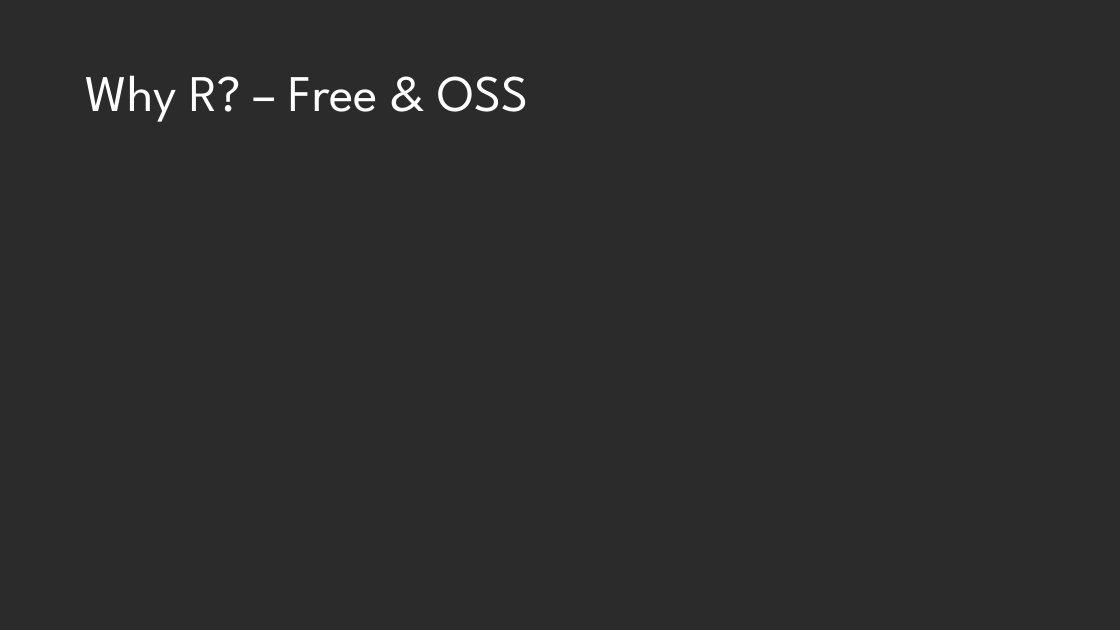
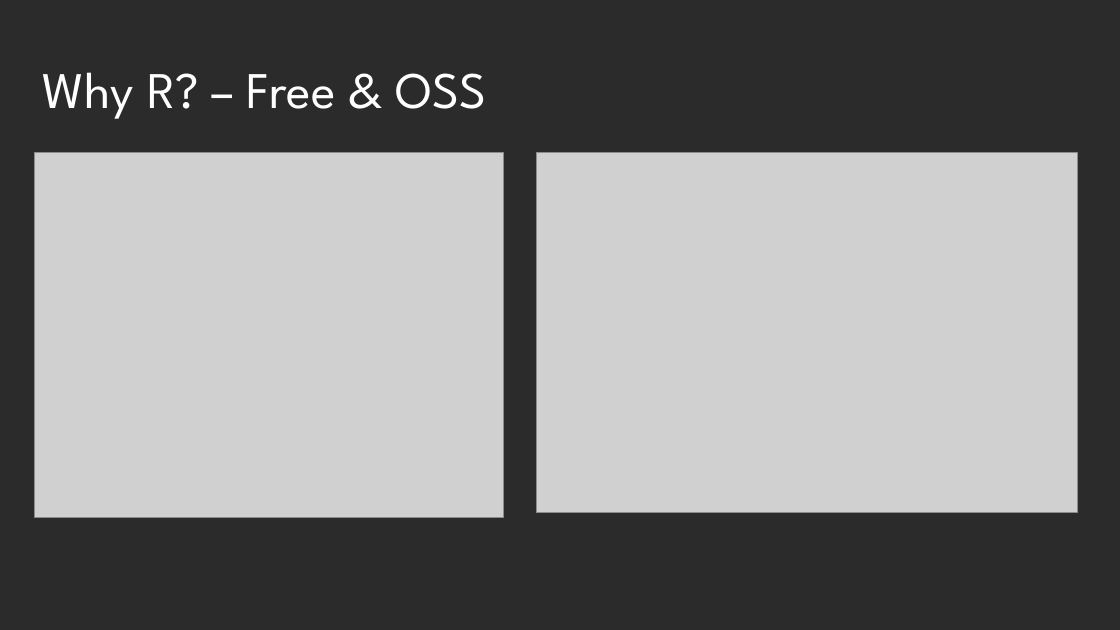
Before and after one commit to DustinEwers/r-talk-demos, a slide deck: slide 14 of slides/r_slides.pptx (slide 13 before the commit). Drawn at 1120x630 pixels with LibreOffice and Linux fonts; fonts in the diff are those of the drawing; grey boxes stand for pictures; background and template pictures are left out; a plain dark background stands for a picture behind light text. Boxes give left, top, right and bottom in pixels: in the first picture for what was removed or moved away, otherwise in the second. Text is boxed around its words. In the diff, an @@ line names an element or a change of style, - is before the commit and + after.

```diff
--- a/slides/r_slides.pptx
+++ b/slides/r_slides.pptx
@@ title "Why R? – Free & ..." moved from (x1=85, y1=75, x2=529, y2=122) to (x1=43, y1=72, x2=486, y2=119) @@
@@ picture added at (x1=34, y1=153, x2=504, y2=518) @@
@@ picture added at (x1=536, y1=153, x2=1077, y2=513) @@
```
Also in this commit, not shown: 8 other slides changed, 10 slides added, 7 slides removed.
